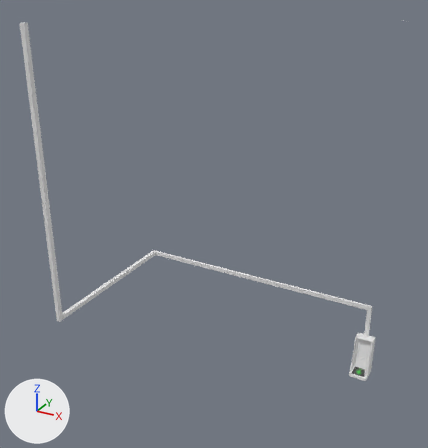
The FBX model TBA-MasterD/Assets/Prefabs/Jorge/Originals/craneController.fbx as it was, and as the next commit left it.
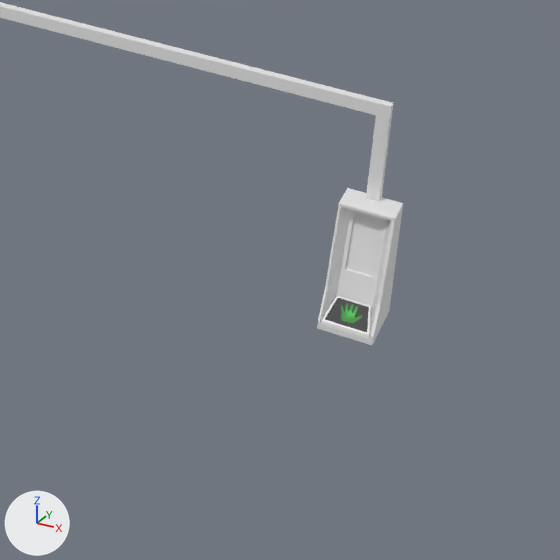
There are two pictures of each version: one whole from a 50 mm lens placed at (2.16, -10.35, 7.53), pointed at (-2.7, -1.5, 3.1), one close up on the part from 59% to 99% of the width and 61% to 100% of the height. Arrows for +X, +Y and +Z are at lower left; the lights stay in place. Where no turn or scale is listed for an object, it has been applied to the vertices.

Objects in the first close-up: 'CrateController', 'HandController'.
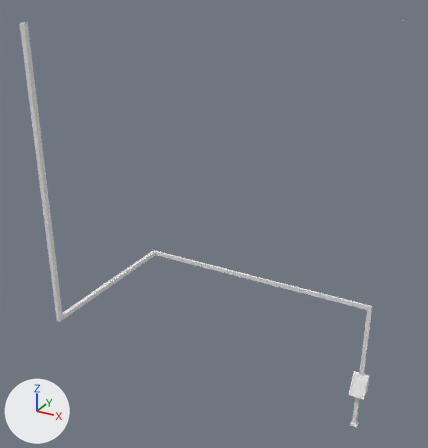
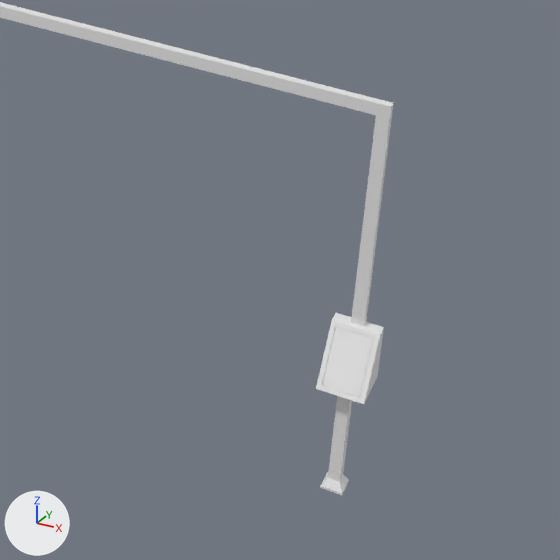
The newer file is also turned or shifted as a whole; pictures and numbers use the older file's frame.

Diff of the bpy script that builds the scene:
```diff
--- a/TBA-MasterD/Assets/Prefabs/Jorge/Originals/craneController.fbx.py
+++ b/TBA-MasterD/Assets/Prefabs/Jorge/Originals/craneController.fbx.py
@@ me_cube_029 @@
 # used by ob_cratecontroller; location = (0.0, 0.0, 0.0)
-me_cube_029.from_pydata(...)  # 176 vertices, 168 faces; spans x -5.16..0.18, y -3.3..0.0, z -0.17..6.68
+me_cube_029.from_pydata(...)  # 36 vertices, 31 faces; spans x -5.16..0.05, y -3.3..0.0, z -0.33..6.68
+# me_cube_029 part 1
+# 144 vertices are removed from x -0.18..0.18, y -0.39..0.0, z -0.17..0.65
+# 142 faces are deleted
+# 4 vertices are added at (-0.04, 0.0, -0.33), (0.04, 0.0, -0.33), (0.04, -0.05, -0.33), (-0.04, -0.05, -0.33)
+# 5 new faces join them
 me_cube_029.materials.append(mat_white)
-me_cube_029.materials.append(mat_screen)  # white #e7e7e7
@@ me_cube_065 @@
+me_cube_065.from_pydata(...)  # 72 vertices, 70 faces; spans x -0.158..0.157, y -0.341..-0.026, z -0.761..0.48
+me_cube_065.materials.append(mat_white)  # white #e7e7e7
@@ ob_handcontroller @@
-ob_handcontroller = bpy.data.objects.new('HandController', me_cube_045)
-ob_handcontroller.location = (0.0, 0.0, 0.0)
@@ ob_cratecontroller_001 @@
+ob_cratecontroller_001 = bpy.data.objects.new('CrateController.001', me_cube_065)
+ob_cratecontroller_001.location = (-0.002, 0.026, -0.789)
```

What differs and where, as boxes (x1, y1, x2, y2) in the close-ups (560 x 560 px):
'CrateController', reshaped
    before: (0, 2, 403, 345)
    after: (0, 2, 393, 326)
'CrateController.001', added
    after: (316, 313, 384, 495)
'HandController', deleted
    before: (325, 298, 369, 332)
part 1 of me_cube_029, cut back
    before: (317, 174, 403, 345)
    after: (351, 174, 384, 326)
